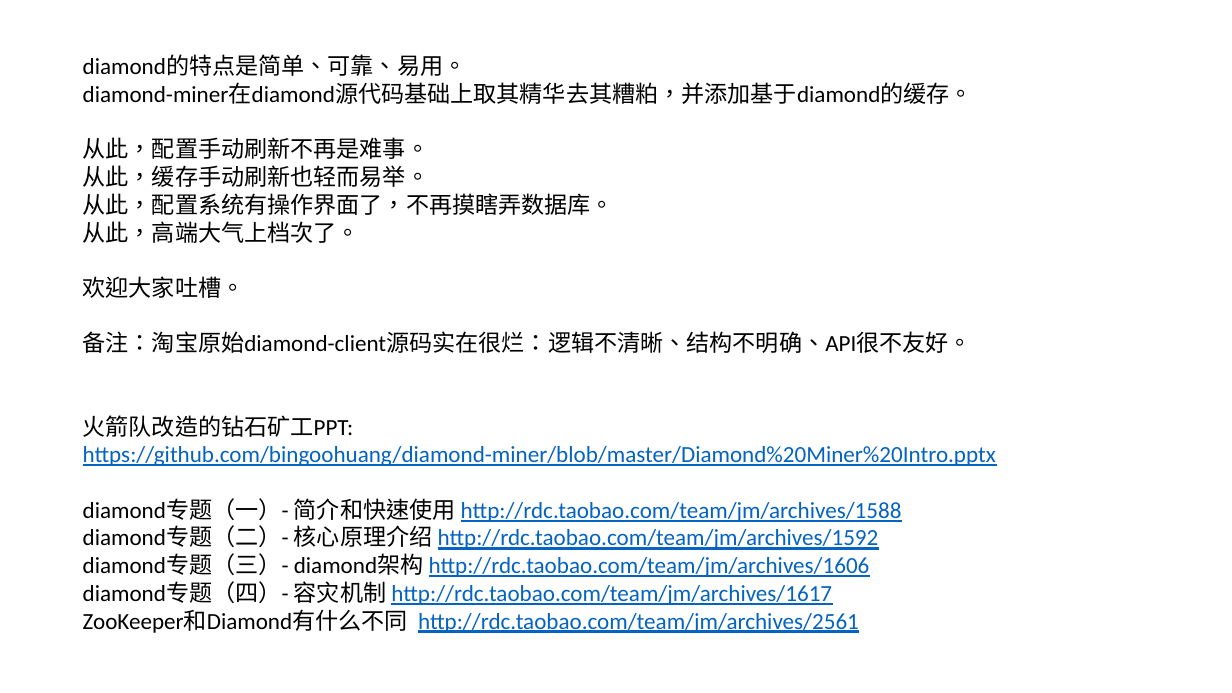
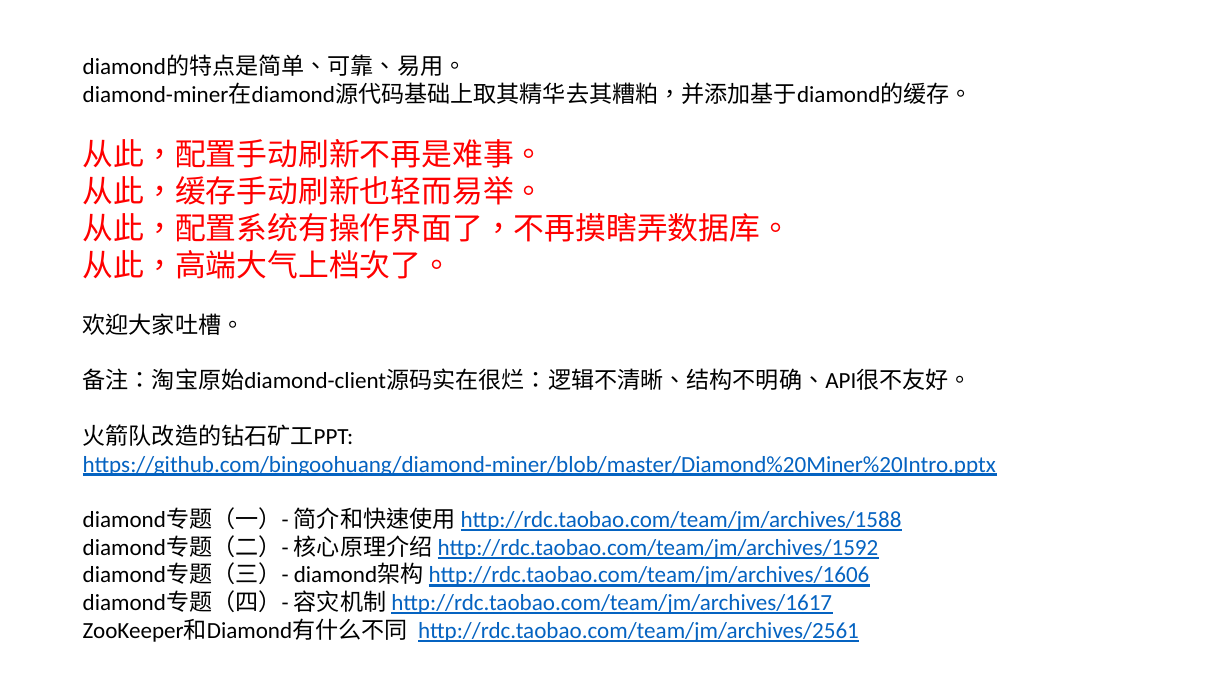
Before and after one commit to bingoohuang/diamond-miner, a slide deck: slide 2 of Diamond Miner Intro.pptx. Drawn at 1232x693 pixels with LibreOffice and Linux fonts; fonts in the diff are those of the drawing. Boxes give left, top, right and bottom in pixels: in the first picture for what was removed or moved away, otherwise in the second. Text is boxed around its words. In the diff, an @@ line names an element or a change of style, - is before the commit and + after.

```diff
--- a/Diamond Miner Intro.pptx
+++ b/Diamond Miner Intro.pptx
@@ text at [83,139,791,279]: size 18 to 24 pt, text colour #000000 to #FF0000 in "从此，配置手动刷新不再是难事。", "从此，缓存手动刷新也轻而易举。", "从此，配置系统有操作界面了，不再摸瞎弄数据库。", "从此，高端大气上档次了。" @@
```
Also in this commit, not shown: 1 slide added.
